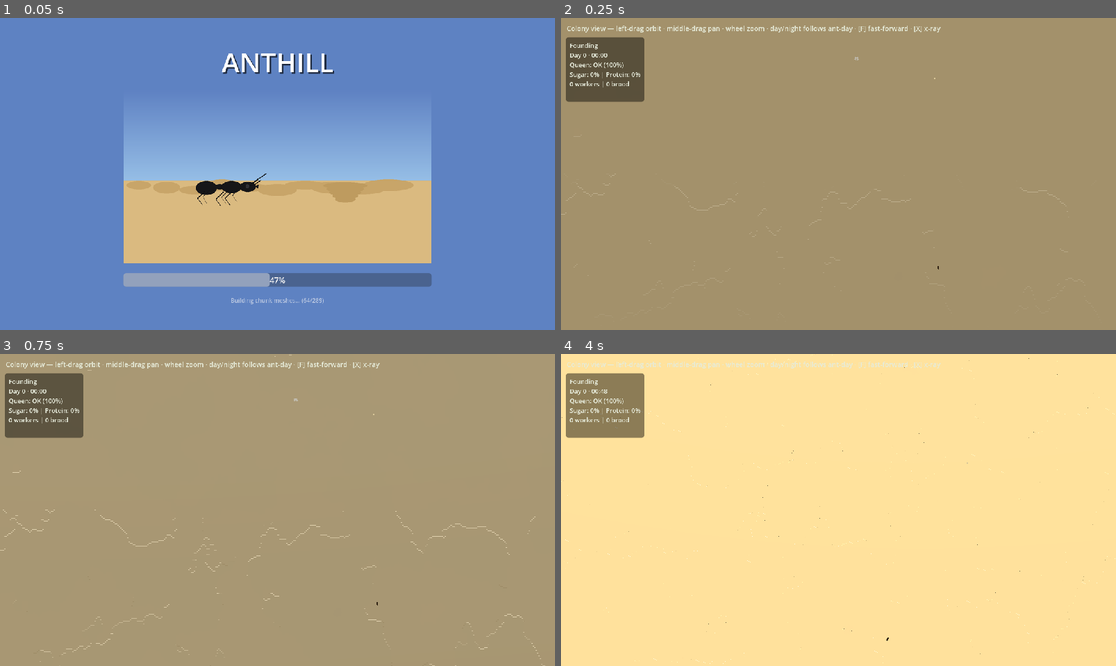
Above: before the commit, frames 1-4 (two rows, left to right).
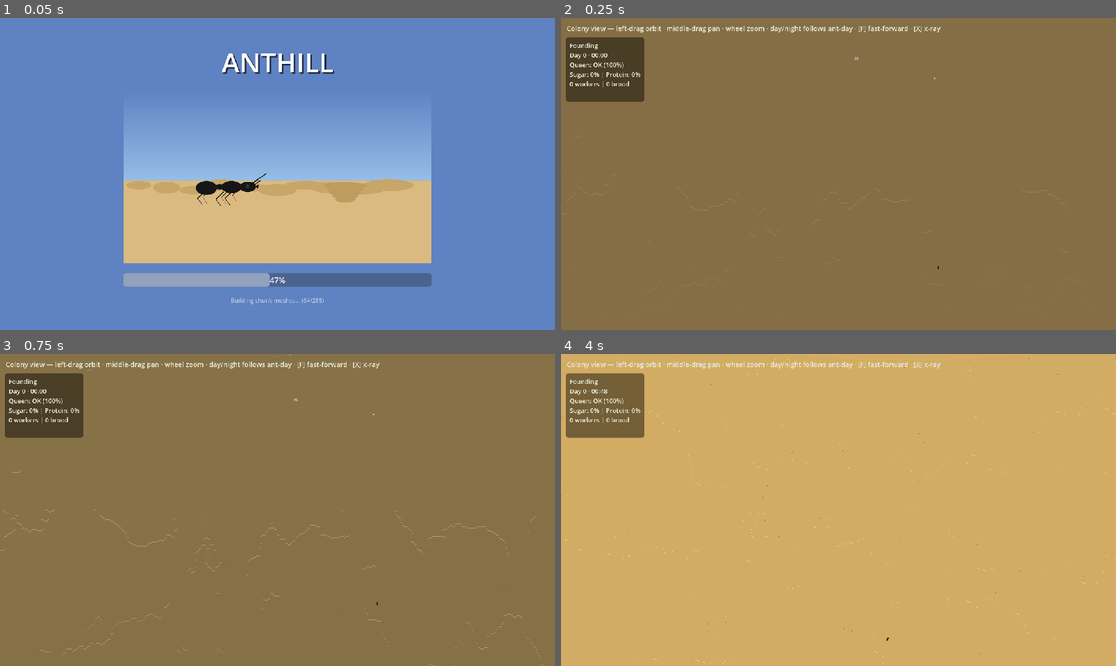
Above: after the commit, the same moments.

Repository: 151henry151/anthill
Game: Godot game, scene res://scenes/loading_screen.tscn
Same seed, same stepped clock (60 frames per second), same inputs: the game is played once before the commit and once after it.
Inputs (mouse positions are in pixels of both pictures, inside the frame that each line leads up to):
- Up to frame 1 (0.05 s): no input
- Up to frame 2 (0.25 s): no input
- Up to frame 3 (0.75 s): tap Enter at 0.5 s; move the mouse to (399, 494) at 0.52 s; hold D from 0.53 s (still down); tap E at 0.6 s; click (399, 494) at 0.67 s
- Up to frame 4 (4 s): tap Space at 0.77, 3.5, 3.77 s; release D at 1.25 s; drag from (727, 525) to (810, 572) at 1.27 s; move the mouse to (894, 441) at 2.02 s; hold D 2.03-2.75 s; hold Shift 2.03-2.75 s; drag from (810, 572) to (672, 463) at 2.77 s; move the mouse to (1005, 556) at 3.52 s; hold A from 3.53 s (still down); tap F at 3.6 s

Frame 1 is identical in both runs. In frame 2, 97% of the frame differs, in the area x 0-100%, y 0-100%; in frame 3, 99%; in frame 4, 99%.

Commit message:
Release 0.5.9: packed terrain, sand suppression, queen carry-and-deposit dig

Diff:
--- a/game/anthill/scripts/constants.gd
+++ b/game/anthill/scripts/constants.gd
@@ -193,7 +193,8 @@
 # ---------------------------------------------------------------------------
 const WORKER_MOVE_INTERVAL := 0.45
 const QUEEN_SEARCH_MOVE_INTERVAL := 0.8
-const QUEEN_DIG_INTERVAL := 0.3
+## Per-voxel dig cycle uses **`WORKER_MOVE_INTERVAL`** for path steps; dig-act uses this sub-tick interval.
+const QUEEN_DIG_ACT_TICK_INTERVAL := 0.45
 
 # ---------------------------------------------------------------------------
 # Opening cinematic timings (seconds)
--- a/game/anthill/scripts/main_controller.gd
+++ b/game/anthill/scripts/main_controller.gd
@@ -233,7 +233,12 @@
 func _physics_process(_delta: float) -> void:
 	if not _initial_terrain_ready:
 		return
-	if _sand_step != null and not world.sand_idle:
+	var suppress_sand: bool = (
+		is_instance_valid(_queen)
+		and _queen.has_method("sand_physics_suppressed")
+		and _queen.sand_physics_suppressed()
+	)
+	if _sand_step != null and not world.sand_idle and not suppress_sand:
 		_sand_step.step(world)
 	if world.take_mesh_dirty():
 		for ck in world.get_and_clear_dirty_chunks():
--- a/game/anthill/scripts/queen_ant.gd
+++ b/game/anthill/scripts/queen_ant.gd
@@ -43,9 +43,27 @@
 var _search_dir: Vector2 = Vector2.ZERO
 
 ## Digging state
-var _dig_target: Vector3i = Vector3i.ZERO
+enum _QueenDigSub { APPROACH, DIG_ACT, CARRY_UP }
+
+const _QUEEN_DIG_SENTINEL := Vector3i(-99999, -99999, -99999)
+const _NEIGH6: Array[Vector3i] = [
+	Vector3i(1, 0, 0), Vector3i(-1, 0, 0),
+	Vector3i(0, 1, 0), Vector3i(0, -1, 0),
+	Vector3i(0, 0, 1), Vector3i(0, 0, -1),
+]
+
 var _dig_phase: int = 0  # 0=shaft, 1=chamber, 2=seal
 var _dig_timer: float = 0.0
+var _dig_sub: int = _QueenDigSub.APPROACH
+var _dig_path: Array[Vector3i] = []
+var _dig_path_idx: int = 0
+var _pending_voxel: Vector3i = Vector3i.ZERO
+var _dig_act_ticks: int = 0
+var _dig_act_max_ticks: int = 1
+## Integer cell the queen occupies during excavation (pathfinding / carry).
+var _queen_cell: Vector3i = Vector3i.ZERO
+var _shaft_layer_queue: Array[Vector3i] = []
+var _carry_visual: MeshInstance3D
 var _founding_chamber_center: Vector3i = Vector3i.ZERO
 var _shaft_start_xz: Vector2i = Vector2i.ZERO
 ## Surface block Y at shaft center when digging starts (stable for whole shaft; avoids `get_surface_y` jumping after the hole is carved).
@@ -64,6 +82,17 @@
 var _nest_manager: Node
 
 const _ANT_LOCAL_Y_MIN: float = -0.28
+
+
+## Inclusive range [lo, hi) for shaft dx/dz so an even `FOUNDING_SHAFT_WIDTH` is centered on `(_wx, _wz)`.
+func _founding_shaft_lo() -> int:
+	var w: int = _Const.FOUNDING_SHAFT_WIDTH
+	return -w / 2 + 1
+
+
+func _founding_shaft_hi() -> int:
+	var w: int = _Const.FOUNDING_SHAFT_WIDTH
+	return w / 2 + 1
 
 
 func setup(world: Node, nest_manager: Node = null) -> void:
@@ -81,6 +110,17 @@
 	_ant_mesh = _ant_builder.build_ant()
 	_ant_mesh.scale = Vector3.ONE * _Const.QUEEN_VISUAL_SCALE
 	add_child(_ant_mesh)
+	_carry_visual = MeshInstance3D.new()
+	var carry_mesh := BoxMesh.new()
+	carry_mesh.size = Vector3(0.55, 0.55, 0.55)
+	_carry_visual.mesh = carry_mesh
+	var carry_mat := StandardMaterial3D.new()
+	carry_mat.albedo_color = Color(0.92, 0.82, 0.62)
+	carry_mat.shading_mode = BaseMaterial3D.SHADING_MODE_UNSHADED
+	_carry_visual.material_override = carry_mat
+	_carry_visual.position = Vector3(0, 0.55, 0.45)
+	_carry_visual.visible = false
+	_ant_mesh.add_child(_carry_visual)
 	_add_wings()
 
 
@@ -126,6 +166,11 @@
 	if _world.has_method("get_surface_y"):
 		return _world.get_surface_y(wx, wz)
 	return _SurfaceQuery.surface_block_y(_world, wx, wz)
+
+
+## While true, `main_controller` skips falling-sand so loose sand cannot refill the shaft between dig ticks.
+func sand_physics_suppressed() -> bool:
+	return state == QueenState.DIGGING
 
 
 func _physics_process(delta: float) -> void:
@@ -256,48 +301,264 @@
 		sy0 = _TerrainGen.SURFACE_BASE - 1
 	_shaft_top_y = sy0
 	_shaft_depth_dug = 0
+	_shaft_layer_queue.clear()
 	_dig_phase = 0
 	_dig_timer = 0.0
+	position = Vector3(float(_wx) + 0.5, float(_shaft_top_y) + 0.5, float(_wz) + 0.5)
+	_queen_cell = Vector3i(_wx, _shaft_top_y, _wz)
 	_set_state(QueenState.DIGGING)
+	var first: Vector3i = _pop_next_dig_voxel()
+	if first == _QUEEN_DIG_SENTINEL:
+		_seal_entrance()
+		return
+	_start_dig_cycle(first)
 
 
 func _process_digging(delta: float) -> void:
 	_dig_timer += delta
-	if _dig_timer < _Const.QUEEN_DIG_INTERVAL:
-		return
-	_dig_timer = 0.0
-
+	match _dig_sub:
+		_QueenDigSub.APPROACH:
+			if _dig_timer < _Const.WORKER_MOVE_INTERVAL:
+				return
+			_dig_timer = 0.0
+			_step_approach()
+		_QueenDigSub.DIG_ACT:
+			if _dig_timer < _Const.QUEEN_DIG_ACT_TICK_INTERVAL:
+				return
+			_dig_timer = 0.0
+			_dig_act_ticks += 1
+			if _dig_act_ticks >= _dig_act_max_ticks:
+				_complete_dig_act()
+		_QueenDigSub.CARRY_UP:
+			if _dig_timer < _Const.WORKER_MOVE_INTERVAL:
+				return
+			_dig_timer = 0.0
+			_step_carry_up()
+
+
+func _start_dig_cycle(v: Vector3i) -> void:
+	_pending_voxel = v
+	var goals: Dictionary = {}
+	for off in _NEIGH6:
+		var n: Vector3i = v + off
+		if _world.get_block(n.x, n.y, n.z) == _Const.BLOCK_AIR:
+			goals[n] = true
+	if goals.is_empty():
+		_dig_sub = _QueenDigSub.DIG_ACT
+		_queen_cell = v
+		_apply_queen_cell_pos()
+		_begin_dig_act_ticks()
+		return
+	if goals.has(_queen_cell):
+		_dig_sub = _QueenDigSub.DIG_ACT
+		_queen_cell = v
+		_apply_queen_cell_pos()
+		_begin_dig_act_ticks()
+		return
+	var path: Array[Vector3i] = _bfs_path_air(_queen_cell, goals)
+	if path.is_empty():
+		_dig_sub = _QueenDigSub.DIG_ACT
+		_queen_cell = v
+		_apply_queen_cell_pos()
+		_begin_dig_act_ticks()
+		return
+	_dig_path = path
+	_dig_path_idx = 0
+	_dig_sub = _QueenDigSub.APPROACH
+	_dig_timer = _Const.WORKER_MOVE_INTERVAL
+
+
+func _step_approach() -> void:
+	if _dig_path_idx >= _dig_path.size():
+		_dig_sub = _QueenDigSub.DIG_ACT
+		_queen_cell = _pending_voxel
+		_apply_queen_cell_pos()
+		_begin_dig_act_ticks()
+		return
+	var prev: Vector3i = _queen_cell
+	var next: Vector3i = _dig_path[_dig_path_idx]
+	_dig_path_idx += 1
+	_queen_cell = next
+	_apply_queen_cell_pos()
+	var dx: int = next.x - prev.x
+	var dz: int = next.z - prev.z
+	if _ant_mesh and (dx != 0 or dz != 0):
+		_ant_mesh.rotation.y = atan2(float(dx), float(dz))
+
+
+func _begin_dig_act_ticks() -> void:
+	_dig_act_ticks = 0
+	_dig_timer = _Const.QUEEN_DIG_ACT_TICK_INTERVAL
+	var bt: int = _world.get_block(_pending_voxel.x, _pending_voxel.y, _pending_voxel.z)
+	if _nest_manager:
+		_dig_act_max_ticks = maxi(1, _nest_manager.dig_duration_for(bt))
+	else:
+		_dig_act_max_ticks = maxi(1, _Const.DIG_ACT_DURATION_TICKS)
+
+
+func _complete_dig_act() -> void:
+	var v: Vector3i = _pending_voxel
+	if _world.get_block(v.x, v.y, v.z) != _Const.BLOCK_AIR:
+		_world.set_block(v.x, v.y, v.z, _Const.BLOCK_AIR)
+		if _nest_manager:
+			_nest_manager.on_voxel_removed(v)
+	if _carry_visual:
+		_carry_visual.visible = true
+	_queen_cell = v
+	_apply_queen_cell_pos()
+	_start_carry_up(v)
+
+
+func _start_carry_up(from_air: Vector3i) -> void:
+	if _nest_manager and _nest_manager.has_method("get_path_to_surface"):
+		_dig_path = _nest_manager.get_path_to_surface(from_air)
+	else:
+		_dig_path = []
+	_dig_path_idx = 0
+	_dig_sub = _QueenDigSub.CARRY_UP
+	_dig_timer = _Const.WORKER_MOVE_INTERVAL
+	if _dig_path.is_empty():
+		_deposit_and_continue()
+
+
+func _step_carry_up() -> void:
+	if _dig_path_idx >= _dig_path.size():
+		_deposit_and_continue()
+		return
+	var prev: Vector3i = _queen_cell
+	var next: Vector3i = _dig_path[_dig_path_idx]
+	_dig_path_idx += 1
+	_queen_cell = next
+	_apply_queen_cell_pos()
+	var dx: int = next.x - prev.x
+	var dz: int = next.z - prev.z
+	if _ant_mesh and (dx != 0 or dz != 0):
+		_ant_mesh.rotation.y = atan2(float(dx), float(dz))
+
+
+func _deposit_and_continue() -> void:
+	var dep: Vector3i = _choose_queen_deposit_pos()
+	if _world.get_block(dep.x, dep.y, dep.z) == _Const.BLOCK_AIR:
+		_world.set_block(dep.x, dep.y, dep.z, _Const.BLOCK_SAND)
+	if _carry_visual:
+		_carry_visual.visible = false
+	var sy: int = _surface_y(dep.x, dep.z)
+	if sy >= 0:
+		var surface_top: float = float(sy) + 1.0
+		position = Vector3(
+			float(dep.x) + 0.5,
+			surface_top - _ANT_LOCAL_Y_MIN * _Const.QUEEN_VISUAL_SCALE,
+			float(dep.z) + 0.5
+		)
+		_queen_cell = Vector3i(dep.x, sy + 1, dep.z)
+	var next_v: Vector3i = _pop_next_dig_voxel()
+	if next_v == _QUEEN_DIG_SENTINEL:
+		_seal_entrance()
+		return
+	_start_dig_cycle(next_v)
+
+
+func _choose_queen_deposit_pos() -> Vector3i:
+	var r: int = _Const.SPOIL_DEPOSIT_RADIUS
+	for _i in range(40):
+		var dx: int = _rng.randi_range(-r, r)
+		var dz: int = _rng.randi_range(-r, r)
+		if absi(dx) < 2 and absi(dz) < 2:
+			continue
+		var wx: int = _shaft_start_xz.x + dx
+		var wz: int = _shaft_start_xz.y + dz
+		var sy: int = _surface_y(wx, wz)
+		if sy < 0:
+			continue
+		return Vector3i(wx, sy + 1, wz)
+	var sy0: int = _surface_y(_shaft_start_xz.x, _shaft_start_xz.y)
+	if sy0 < 0:
+		sy0 = _TerrainGen.SURFACE_BASE
+	return Vector3i(_shaft_start_xz.x + 3, sy0 + 1, _shaft_start_xz.y)
+
+
+func _apply_queen_cell_pos() -> void:
+	position = Vector3(
+		float(_queen_cell.x) + 0.5,
+		float(_queen_cell.y) + 0.5,
+		float(_queen_cell.z) + 0.5
+	)
+
+
+func _bfs_path_air(from: Vector3i, goals: Dictionary) -> Array[Vector3i]:
+	if goals.has(from):
+		return []
+	var q: Array[Vector3i] = [from]
+	var came_from: Dictionary = {}
+	came_from[from] = from
+	var head: int = 0
+	while head < q.size():
+		var cur: Vector3i = q[head]
+		head += 1
+		for off in _NEIGH6:
+			var n: Vector3i = cur + off
+			if came_from.has(n):
+				continue
+			if _world.get_block(n.x, n.y, n.z) != _Const.BLOCK_AIR:
+				continue
+			came_from[n] = cur
+			if goals.has(n):
+				return _reconstruct_bfs_path(came_from, from, n)
+			q.append(n)
+	return []
+
+
+func _reconstruct_bfs_path(came_from: Dictionary, from: Vector3i, to: Vector3i) -> Array[Vector3i]:
+	var out: Array[Vector3i] = []
+	var cur: Vector3i = to
+	while cur != from:
+		out.push_front(cur)
+		cur = came_from[cur]
+	return out
+
+
+func _refill_shaft_queue_if_needed() -> void:
+	var lo: int = _founding_shaft_lo()
+	var hi: int = _founding_shaft_hi()
+	while _shaft_layer_queue.is_empty() and _shaft_depth_dug < _Const.FOUNDING_SHAFT_DEPTH:
+		var y: int = _shaft_top_y - _shaft_depth_dug
+		if y < 1:
+			_shaft_depth_dug += 1
+			continue
+		for dx in range(lo, hi):
+			for dz in range(lo, hi):
+				var v := Vector3i(_shaft_start_xz.x + dx, y, _shaft_start_xz.y + dz)
+				if _world.get_block(v.x, v.y, v.z) != _Const.BLOCK_AIR:
+					_shaft_layer_queue.append(v)
+		if _shaft_layer_queue.is_empty():
+			_shaft_depth_dug += 1
+
+
+func _pop_next_shaft_voxel() -> Vector3i:
+	_refill_shaft_queue_if_needed()
+	if _shaft_layer_queue.is_empty():
+		return _QUEEN_DIG_SENTINEL
+	return _shaft_layer_queue.pop_front()
+
+
+func _pop_next_dig_voxel() -> Vector3i:
 	if _dig_phase == 0:
-		_dig_shaft_step()
-	elif _dig_phase == 1:
-		_dig_chamber_step()
-	elif _dig_phase == 2:
-		_seal_entrance()
-
-
-func _dig_shaft_step() -> void:
-	if _shaft_depth_dug >= _Const.FOUNDING_SHAFT_DEPTH:
+		var v: Vector3i = _pop_next_shaft_voxel()
+		if v != _QUEEN_DIG_SENTINEL:
+			return v
 		_prepare_chamber_dig()
-		return
-	var target_y: int = _shaft_top_y - _shaft_depth_dug
-	if target_y < 1:
-		_prepare_chamber_dig()
-		return
-	var hw: int = _Const.FOUNDING_SHAFT_WIDTH / 2
-	for dx in range(-hw, hw):
-		for dz in range(-hw, hw):
-			var wx: int = _shaft_start_xz.x + dx
-			var wz: int = _shaft_start_xz.y + dz
-			if _world.get_block(wx, target_y, wz) != _Const.BLOCK_AIR:
-				_world.set_block(wx, target_y, wz, _Const.BLOCK_AIR)
-				if _nest_manager:
-					_nest_manager.compact_around(Vector3i(wx, target_y, wz))
-	_shaft_depth_dug += 1
-	position = Vector3(float(_shaft_start_xz.x) + 0.5, float(target_y) + 0.5, float(_shaft_start_xz.y) + 0.5)
+		_dig_phase = 1
+	if _dig_phase == 1:
+		while _chamber_dig_idx < _chamber_voxels_to_dig.size():
+			var c: Vector3i = _chamber_voxels_to_dig[_chamber_dig_idx]
+			_chamber_dig_idx += 1
+			if _world.get_block(c.x, c.y, c.z) != _Const.BLOCK_AIR:
+				return c
+		_dig_phase = 2
+	return _QUEEN_DIG_SENTINEL
 
 
 func _prepare_chamber_dig() -> void:
-	_dig_phase = 1
 	var sy: int = _shaft_top_y
 	var shaft_bottom_y: int = sy - _shaft_depth_dug + 1
 	var ch_size: Vector3i = _Const.FOUNDING_CHAMBER_SIZE
@@ -313,24 +574,12 @@
 	_chamber_dig_idx = 0
 
 
-func _dig_chamber_step() -> void:
-	if _chamber_dig_idx >= _chamber_voxels_to_dig.size():
-		_dig_phase = 2
-		return
-	var p: Vector3i = _chamber_voxels_to_dig[_chamber_dig_idx]
-	if _world.get_block(p.x, p.y, p.z) != _Const.BLOCK_AIR:
-		_world.set_block(p.x, p.y, p.z, _Const.BLOCK_AIR)
-		if _nest_manager:
-			_nest_manager.compact_around(p)
-	_chamber_dig_idx += 1
-	position = Vector3(float(p.x) + 0.5, float(p.y) + 0.5, float(p.z) + 0.5)
-
-
 func _seal_entrance() -> void:
 	# Plug the full shaft mouth with packed sand so loose sand physics cannot refill the shaft.
-	var hw: int = _Const.FOUNDING_SHAFT_WIDTH / 2
-	for dx in range(-hw, hw):
-		for dz in range(-hw, hw):
+	var lo: int = _founding_shaft_lo()
+	var hi: int = _founding_shaft_hi()
+	for dx in range(lo, hi):
+		for dz in range(lo, hi):
 			var wx: int = _shaft_start_xz.x + dx
 			var wz: int = _shaft_start_xz.y + dz
 			if _world.get_block(wx, _shaft_top_y, wz) == _Const.BLOCK_AIR:
--- a/game/anthill/scripts/world/terrain_gen.gd
+++ b/game/anthill/scripts/world/terrain_gen.gd
@@ -9,7 +9,8 @@
 ## ~40 layers of sand above stone; stone extends down to y=0.
 const SURFACE_BASE := 210
 
-## Fills the chunk. If **`on_sand_column_placed`** is set, it is called **once per world XZ** the first time a **sand** block is written in that column (used to seed falling-sand columns without a second full-world scan).
+## Fills the chunk. Subsurface fill uses **`BLOCK_PACKED_SAND`** so bulk terrain is stable under falling-sand physics; loose **`BLOCK_SAND`** is only created by ants (e.g. spoil).
+## If **`on_sand_column_placed`** is set, it is called **once per world XZ** the first time a sand-like block is written in that column (used to seed falling-sand columns without a second full-world scan).
 static func fill_chunk(chunk: RefCounted, noise: FastNoiseLite, on_sand_column_placed: Callable = Callable()) -> void:
 	var sx: int = _Chunk.SIZE_X
 	var sy: int = _Chunk.SIZE_Y
@@ -25,7 +26,7 @@
 				chunk.set_b(lx, ly, lz, _Const.BLOCK_STONE)
 			var marked: bool = false
 			for ly in range(stone_top, h):
-				chunk.set_b(lx, ly, lz, _Const.BLOCK_SAND)
+				chunk.set_b(lx, ly, lz, _Const.BLOCK_PACKED_SAND)
 				if not marked and on_sand_column_placed.is_valid():
 					on_sand_column_placed.call(wx, wz)
 					marked = true
Not shown, changed: CHANGELOG.md
